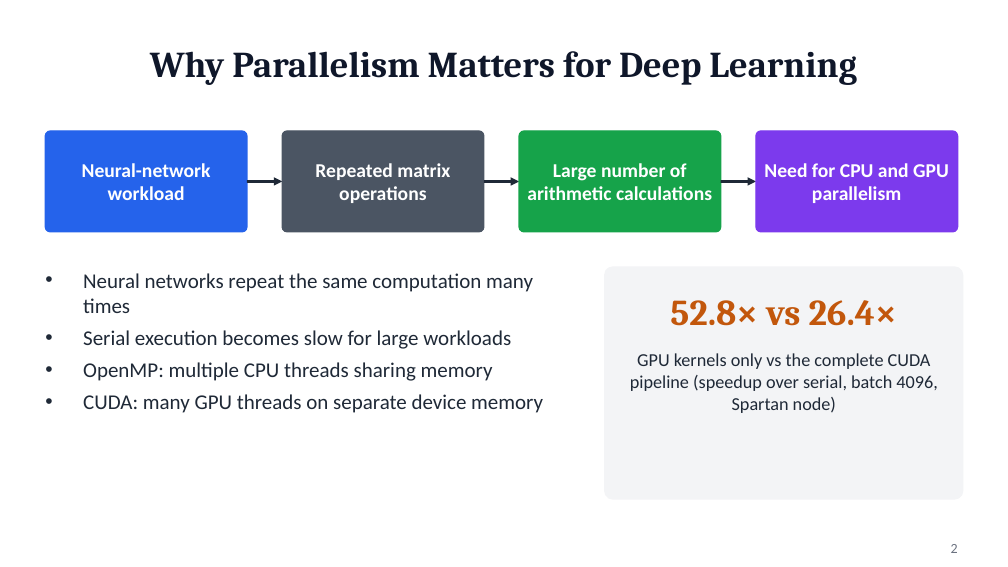
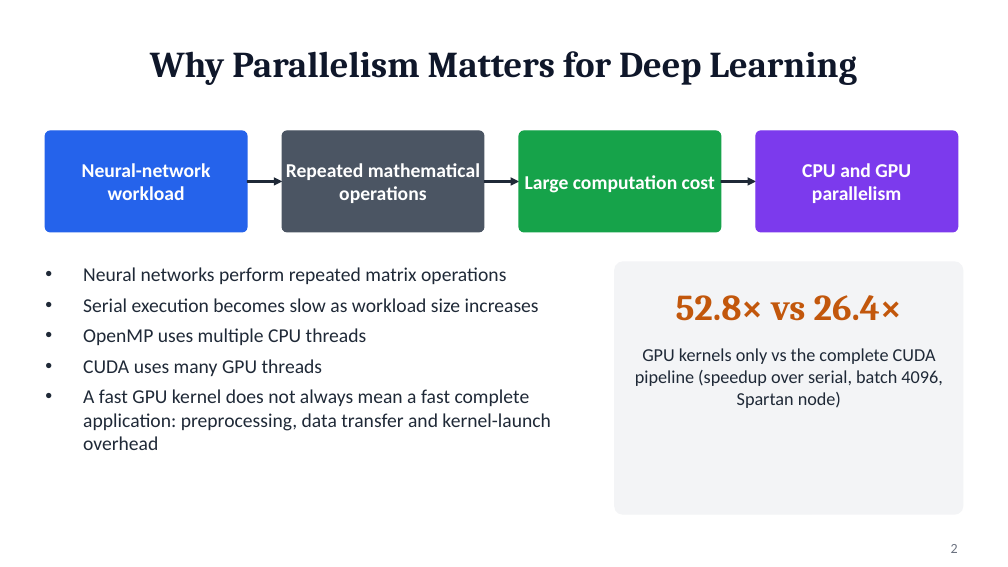
Before and after one commit to SUNNIHITHreddy-INDURU/cs259-hybrid-cpu-gpu-deep-learning, a slide deck: slide 2 of presentation/CS259_Hybrid_CPU_GPU_Induru.pptx. Drawn at 1008x567 pixels with LibreOffice and Linux fonts; fonts in the diff are those of the drawing. Boxes give left, top, right and bottom in pixels: in the first picture for what was removed or moved away, otherwise in the second. Text is boxed around its words. In the diff, an @@ line names an element or a change of style, - is before the commit and + after.

Commit message:
Rebuild presentation as exactly 18 slides; update number verification and Q&A for the new slide numbering

```diff
--- a/presentation/CS259_Hybrid_CPU_GPU_Induru.pptx
+++ b/presentation/CS259_Hybrid_CPU_GPU_Induru.pptx
@@ text at [286,163,480,203]: text changed @@
-Repeated matrix operations
+Repeated mathematical operations
@@ text at [525,175,715,193]: text changed @@
-Large number of arithmetic calculations
+Large computation cost
@@ text at [802,163,911,203]: text changed @@
-Need for CPU and GPU parallelism
+CPU and GPU parallelism
@@ text at [83,267,551,450]: text changed; size 15 to 14 pt @@
-• Neural networks repeat the same computation many times
-• Serial execution becomes slow for large workloads
-• OpenMP: multiple CPU threads sharing memory
-• CUDA: many GPU threads on separate device memory
+• Neural networks perform repeated matrix operations
+• Serial execution becomes slow as workload size increases
+• OpenMP uses multiple CPU threads
+• CUDA uses many GPU threads
+• A fast GPU kernel does not always mean a fast complete application: preprocessing, data transfer and kernel-launch overhead
@@ text "52.8× vs 26.4×": place and size @@
-text "52.8× vs 26.4×" at [670,300,897,326]
+text "52.8× vs 26.4×" at [676,295,902,321]
@@ rounded rectangle: place and size @@
-rounded rectangle at [605,267,963,499]
+rounded rectangle at [615,262,963,514]
@@ rounded rectangle at [615,262,963,514]: proportions changed @@
@@ text "GPU kernels only vs the ...": place and size @@
-text "GPU kernels only vs the ..." at [630,353,937,413]
+text "GPU kernels only vs the ..." at [635,348,942,408]
```
Also in this commit, not shown: 11 other slides changed, 5 slides added, 15 slides removed, 7 other files.
